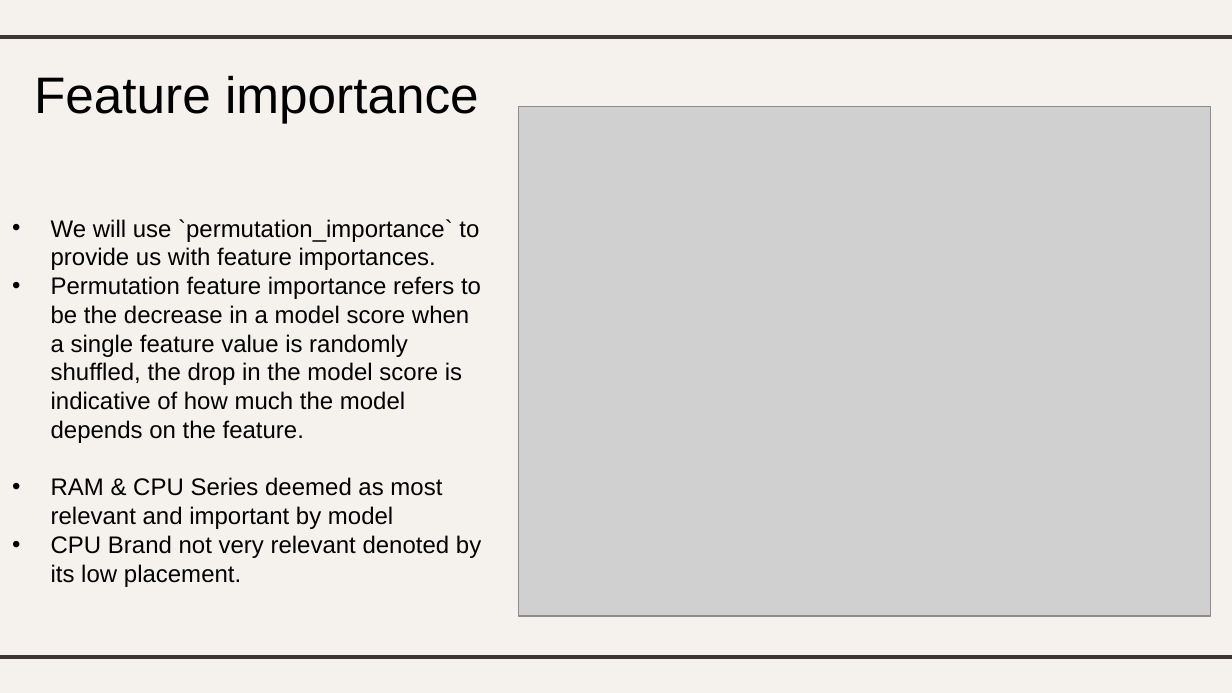
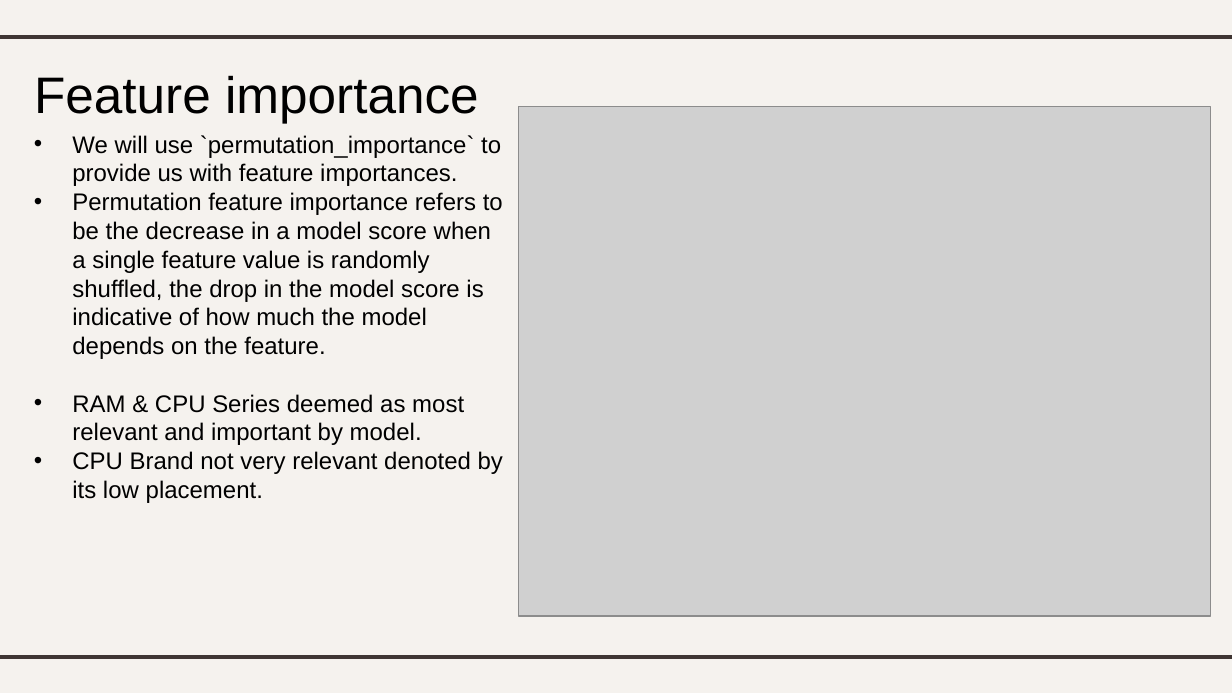
Before and after one commit to lhurr/Machine-Learning, a slide deck: slide 28 of DAAA2A02-2112589-LimHur-Regression.pptx. Drawn at 1232x693 pixels with LibreOffice and Linux fonts; fonts in the diff are those of the drawing; grey boxes stand for pictures. Boxes give left, top, right and bottom in pixels: in the first picture for what was removed or moved away, otherwise in the second. Text is boxed around its words. In the diff, an @@ line names an element or a change of style, - is before the commit and + after.

```diff
--- a/DAAA2A02-2112589-LimHur-Regression.pptx
+++ b/DAAA2A02-2112589-LimHur-Regression.pptx
@@ text "We will use `permutation_importance` to ...": place and size @@
-text "We will use `permutation_importance` to ..." at <box>51,219,481,587</box>
+text "We will use `permutation_importance` to ..." at <box>72,135,503,503</box>
@@ text at <box>72,394,464,445</box>: text changed @@
-• RAM & CPU Series deemed as most relevant and important by model
+• RAM & CPU Series deemed as most relevant and important by model.
```
Also in this commit, not shown: 6 other slides changed, 1 other file.
